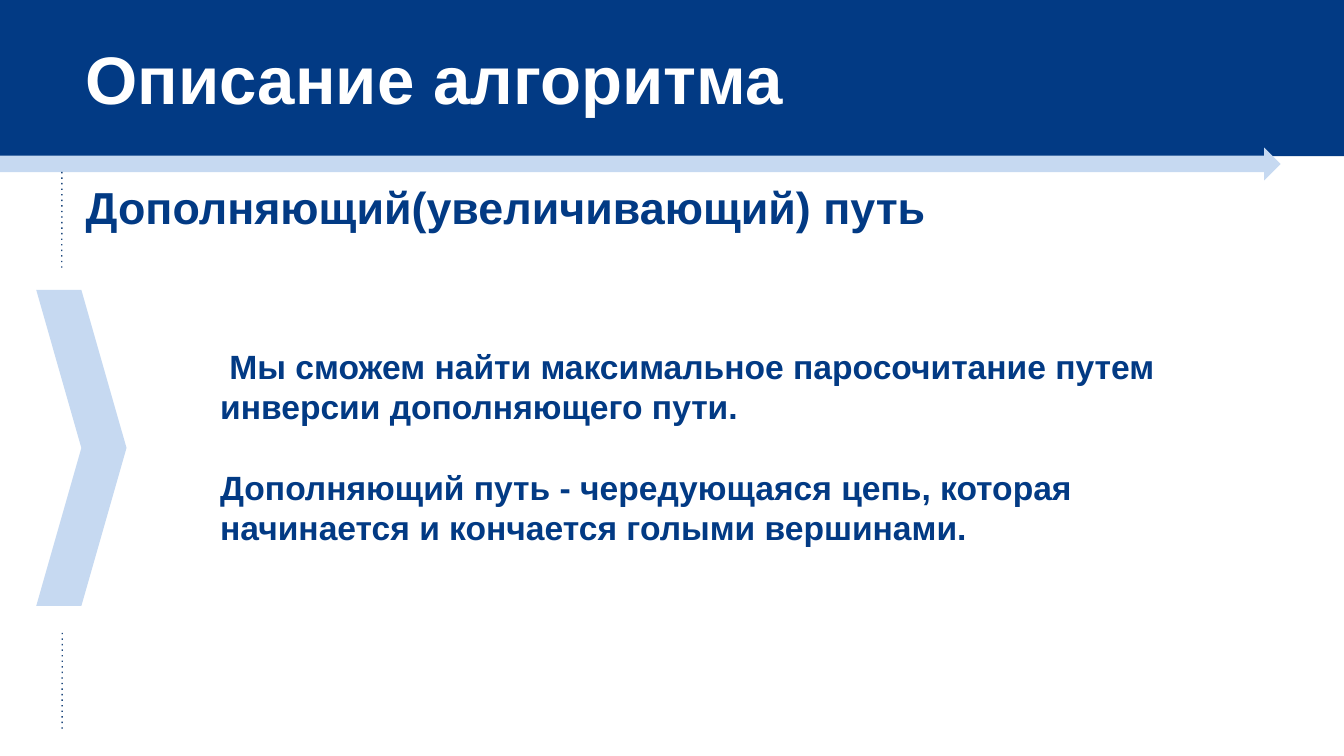
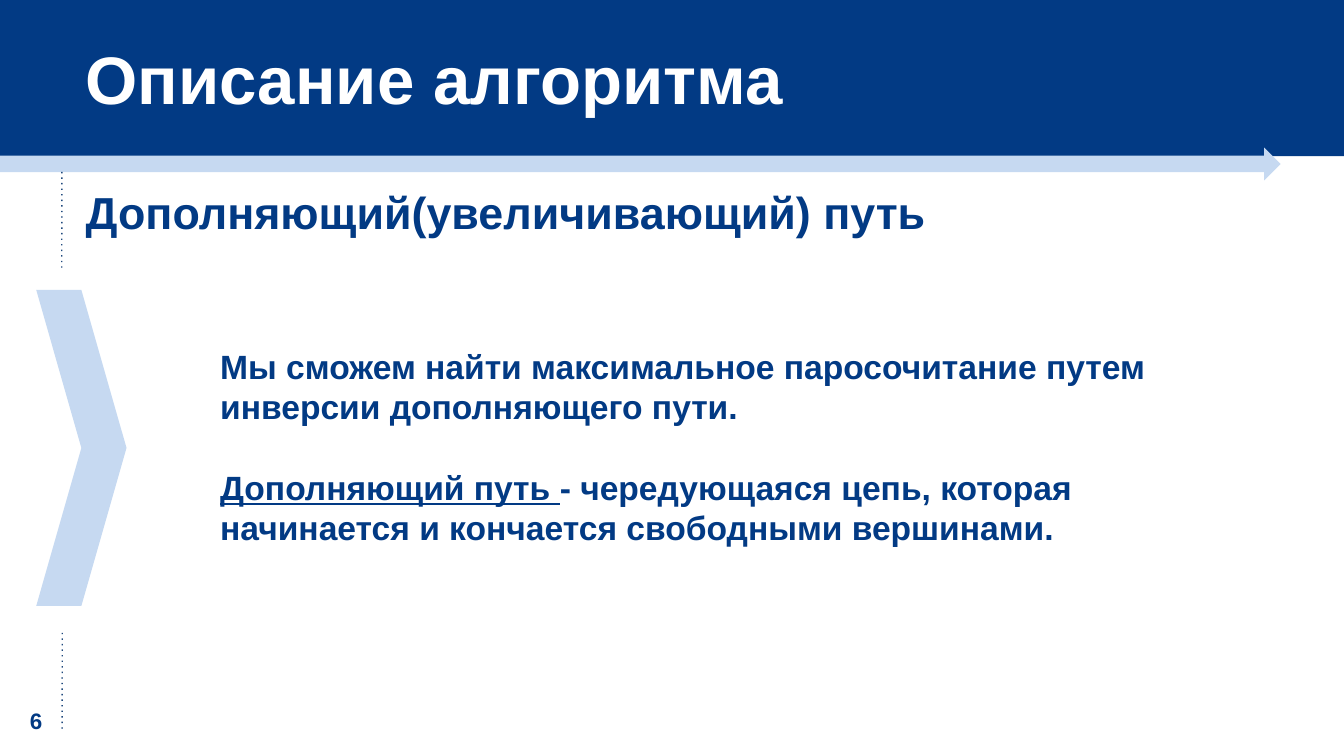
Before and after one commit to evgeniya-f/blossom, a slide deck: slide 6 of Алгоритм сжатия цветков.pptx. Drawn at 1344x756 pixels with LibreOffice and Linux fonts; fonts in the diff are those of the drawing. Boxes give left, top, right and bottom in pixels: in the first picture for what was removed or moved away, otherwise in the second. Text is boxed around its words. In the diff, an @@ line names an element or a change of style, - is before the commit and + after.

```diff
--- a/Алгоритм сжатия цветков.pptx
+++ b/Алгоритм сжатия цветков.pptx
@@ text "Дополняющий(увеличивающий) путь": place and size @@
-text "Дополняющий(увеличивающий) путь" at [86,190,925,233]
+text "Дополняющий(увеличивающий) путь" at [86,195,925,238]
@@ text at [220,475,1071,547]: text changed @@
-Дополняющий путь - чередующаяся цепь, которая начинается и кончается голыми вершинами.
+Дополняющий путь - чередующаяся цепь, которая начинается и кончается свободными вершинами.
@@ text added at [30,713,42,729], 16 pt, text #023A84, bold @@
+6
```
Also in this commit, not shown: 8 other slides changed, 2 slides added, 1 other file.
